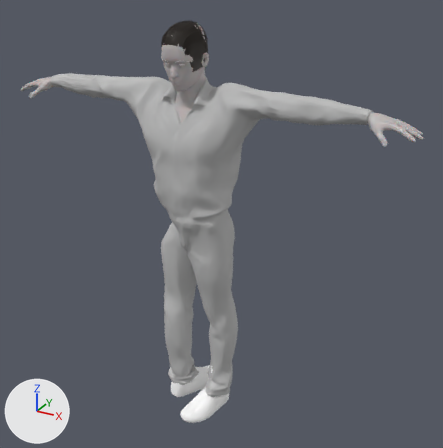
Two versions of the Blender file tools/blender-test/out/anim.blend, one commit apart.
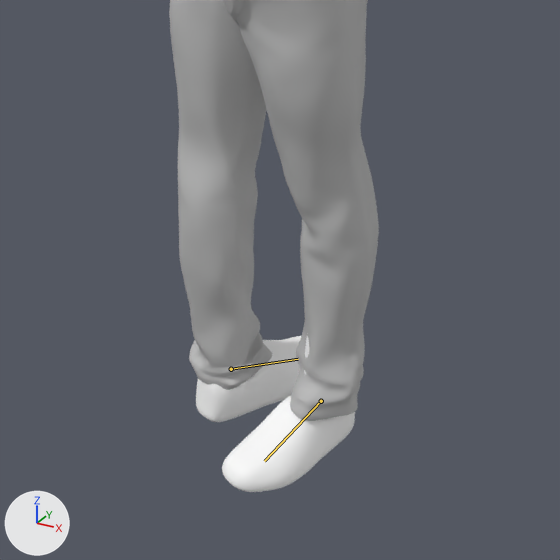
Each version is shown whole from a camera (50 mm lens) standing at (1.251, -2.057, 1.887) and looking at (0.084, 0.065, 0.826), then close up on the part from 22% to 69% of the width and 54% to 100% of the height. The lights are fixed; the arrows at lower left show +X, +Y and +Z. The last two pictures show the newer version. Both versions are drawn at frame 1 of the action 'Human.rigAction'; the numbers are the values there. The bones that change are drawn over the model as lines in the close-ups.

In view in the first close-up: 'Human.male_casualsuit01', 'Human.shoes02'.
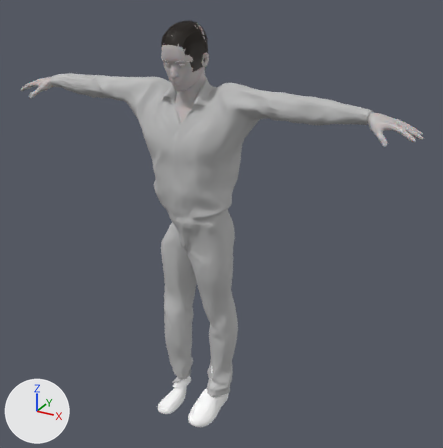
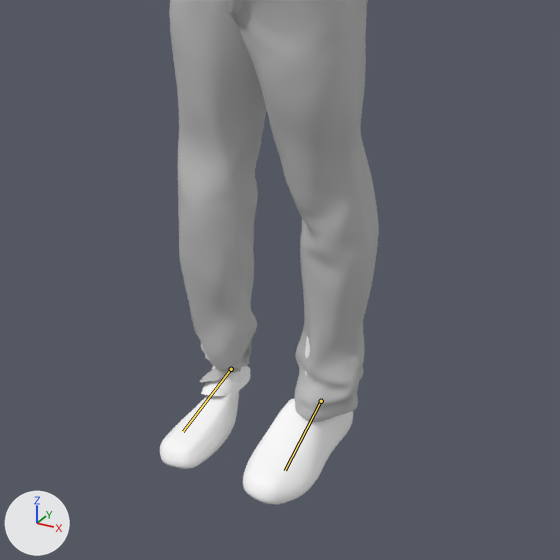
Location of each change, (x1, y1, x2, y2) in pixels of the close-ups (560 x 560 px):
'Human.male_casualsuit01', posed: before (169, 0, 379, 421); after (169, 0, 379, 422)
'Human.shoes02', posed (21% wider, 8% taller): before (196, 336, 355, 492); after (160, 336, 353, 504)
bone 'LeftFoot', root to tip: before (321, 401) to (264, 461); after (321, 401) to (285, 470)
bone 'RightFoot', root to tip: before (231, 369) to (298, 359); after (231, 369) to (183, 431)

The edits, one by one:
Bone 'LeftFoot' (bone_leftfoot) turns from (0, 0, 0) to (1, -5, -16) degrees about its own x, y and z.
Bone 'RightFoot' (bone_rightfoot) turns from (0, 0, 0) to (31, 5, 158) degrees about its own x, y and z.
